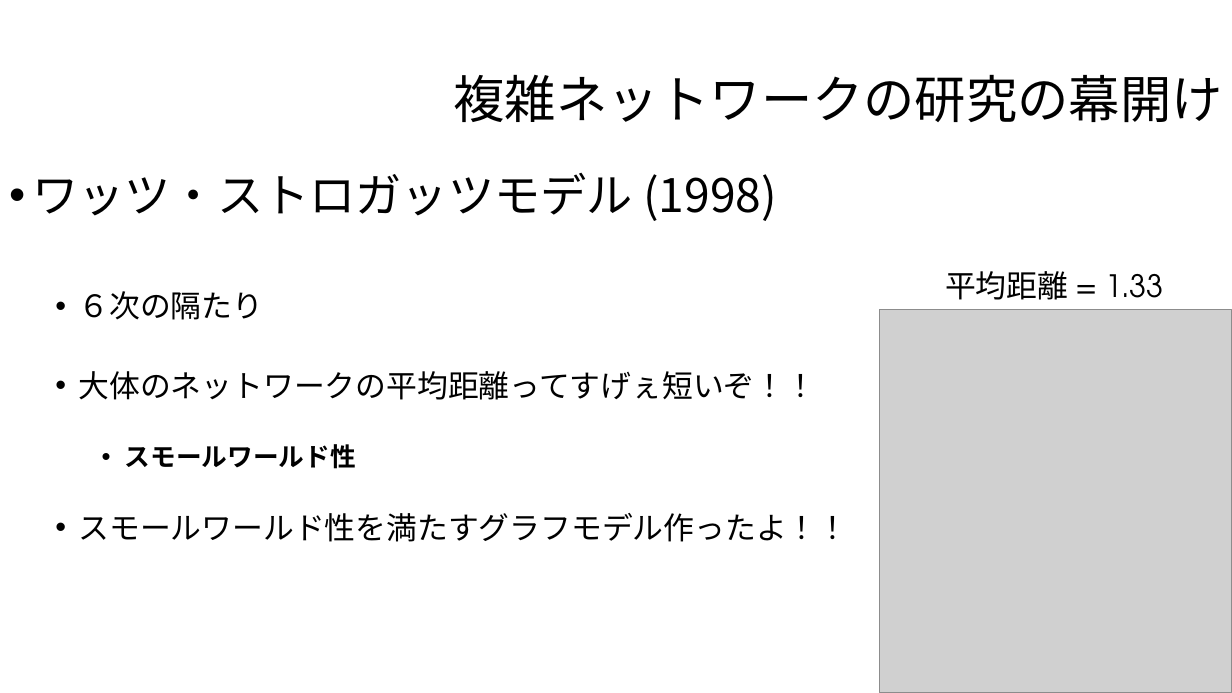
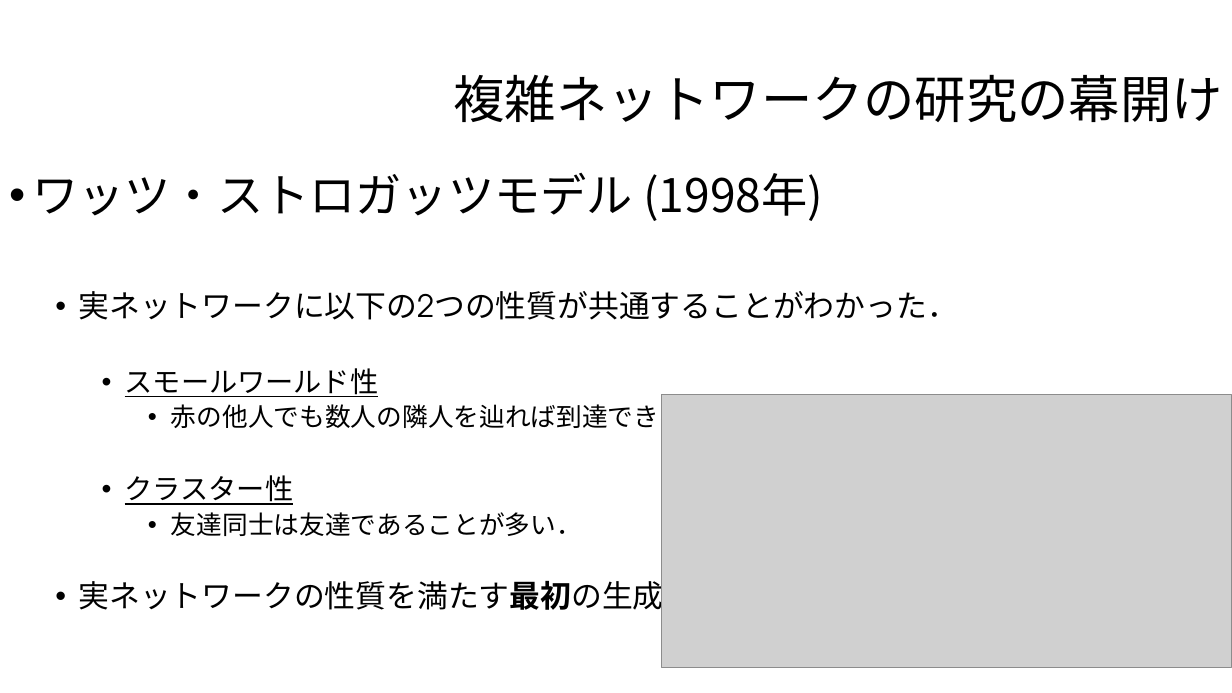
Before and after one commit to hiragaatsuya/trial_shudolab_2019, a slide deck: slide 6 of 第1回スライド.pptx (slide 5 before the commit). Drawn at 1232x693 pixels with LibreOffice and Linux fonts; fonts in the diff are those of the drawing; grey boxes stand for pictures; background and template pictures are left out. Boxes give left, top, right and bottom in pixels: in the first picture for what was removed or moved away, otherwise in the second. Text is boxed around its words. In the diff, an @@ line names an element or a change of style, - is before the commit and + after.

```diff
--- a/第1回スライド.pptx
+++ b/第1回スライド.pptx
@@ text at <box>32,173,958,320</box>: text changed @@
-• ワッツ・ストロガッツモデル (1998)
-  • ６次の隔たり
-  • 大体のネットワークの平均距離ってすげぇ短いぞ！！
+• ワッツ・ストロガッツモデル (1998年)
+  • 実ネットワークに以下の2つの性質が共通することがわかった．
@@ text removed at <box>945,271,1164,313</box> @@
-平均距離 = 1.33
@@ text at <box>125,368,379,397</box>: size 20 to 22 pt, bold off, underline on in "スモールワールド性" @@
@@ text at <box>79,400,757,616</box>: text changed; size 24 to 20 pt @@
-  • スモールワールド性を満たすグラフモデル作ったよ！！
+      • 赤の他人でも数人の隣人を辿れば到達できる
+    • クラスター性
+      • 友達同士は友達であることが多い．
+  • 実ネットワークの性質を満たす最初の生成モデル
@@ picture: place and size @@
-picture at <box>879,310,1232,693</box>
+picture at <box>662,395,1232,667</box>
```
Also in this commit, not shown: 6 other slides changed, 2 slides added, 5 slides removed, 2 other files.
